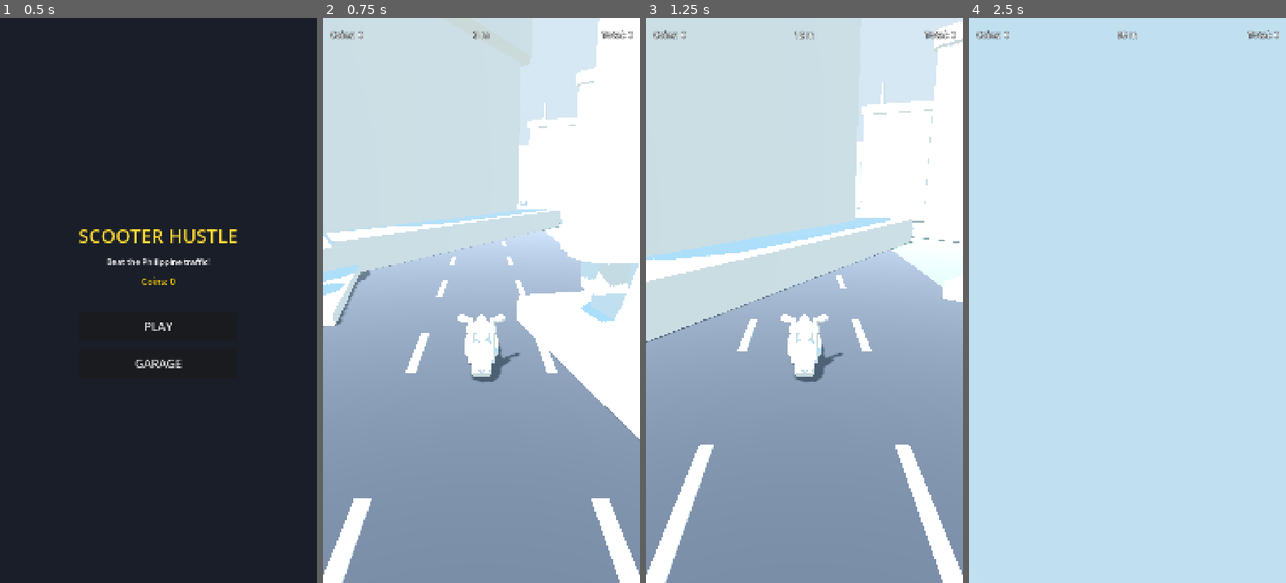
Above: before the commit, frames 1-4 (left to right).
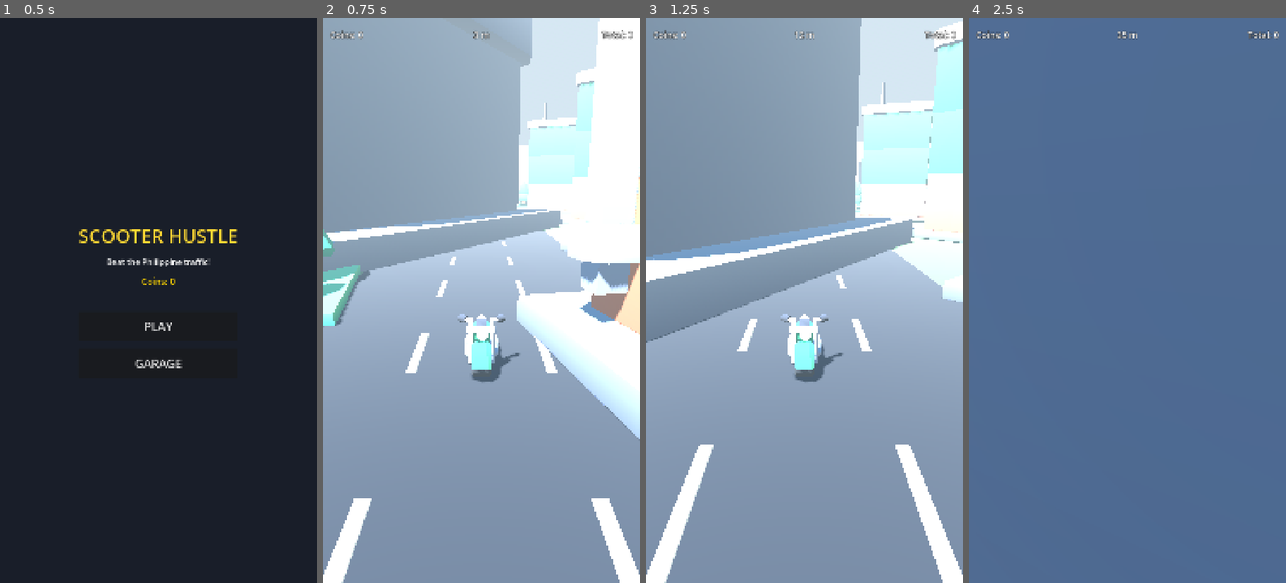
Above: after the commit, the same moments.

Repository: daveph74/ScooterHustle3d
Game: Godot game, scene res://ui/MainMenu.tscn
Same seed, same stepped clock (60 frames per second), same inputs: the game is played once before the commit and once after it.
Inputs (mouse positions are in pixels of both pictures, inside the frame that each line leads up to):
- Up to frame 1 (0.5 s): no input
- Up to frame 2 (0.75 s): click "PLAY" at 0.5 s
- Up to frame 3 (1.25 s): no input
- Up to frame 4 (2.5 s): move the mouse to (1197, 272) at 1.27 s; hold Right (move_right) 1.28-2 s; click (1197, 272) at 1.42 s; drag from (1064, 328) to (1111, 413) at 2.02 s

Frame 1 is identical in both runs. In frame 2, 33% of the frame differs, in the area x 0-100%, y 0-75%; in frame 3, 39%; in frame 4, 100%, in the area x 0-100%, y 0-100%.

Commit message:
Fix missing GLB textures (add Kenney colormap palettes)
The Kenney GLBs reference a shared Textures/colormap.png relative to each
model, which wasn't downloaded - causing "Can't open file colormap.png"
errors and untextured models. The racing and city kits use different
palettes, so split models into models/racing/ and models/city/, each with
its own Textures/colormap.png, and update the preload paths.

Co-Authored-By: Claude Opus 4.8 <noreply@anthropic.com>
Claude-Session: https://claude.ai/code/session_01PHLVEVPJpfCS2xU3BfnMgD

Diff:
--- a/scripts/Game.gd
+++ b/scripts/Game.gd
@@ -19,15 +19,15 @@
 # Roadside scenery models (Kenney "City Kit", MIT licensed). Buildings and
 # trees are placed off to the sides and scroll past for a sense of a city.
 const BUILDING_MODELS := [
-	preload("res://models/building-small-a.glb"),
-	preload("res://models/building-small-b.glb"),
-	preload("res://models/building-small-c.glb"),
-	preload("res://models/building-small-d.glb"),
-	preload("res://models/building-garage.glb"),
+	preload("res://models/city/building-small-a.glb"),
+	preload("res://models/city/building-small-b.glb"),
+	preload("res://models/city/building-small-c.glb"),
+	preload("res://models/city/building-small-d.glb"),
+	preload("res://models/city/building-garage.glb"),
 ]
 const TREE_MODELS := [
-	preload("res://models/grass-trees.glb"),
-	preload("res://models/grass-trees-tall.glb"),
+	preload("res://models/city/grass-trees.glb"),
+	preload("res://models/city/grass-trees-tall.glb"),
 ]
 
 # --- Lane layout (must match Player.gd) -----------------------------------
--- a/traffic/TrafficVehicle.gd
+++ b/traffic/TrafficVehicle.gd
@@ -11,9 +11,9 @@
 ## primitives - a motorbike with a covered passenger sidecar.
 
 # Kenney truck models, re-used (with different colours) for the larger vehicles.
-const TRUCK_RED := preload("res://models/vehicle-truck-red.glb")
-const TRUCK_YELLOW := preload("res://models/vehicle-truck-yellow.glb")
-const TRUCK_GREEN := preload("res://models/vehicle-truck-green.glb")
+const TRUCK_RED := preload("res://models/racing/vehicle-truck-red.glb")
+const TRUCK_YELLOW := preload("res://models/racing/vehicle-truck-yellow.glb")
+const TRUCK_GREEN := preload("res://models/racing/vehicle-truck-green.glb")
 
 # Traffic drives toward the player, so the models are turned to face +Z.
 # Flip this if a model ends up pointing the wrong way.
--- a/vehicles/Player.gd
+++ b/vehicles/Player.gd
@@ -31,7 +31,7 @@
 # The scooter mesh (Kenney "Car Kit" motorcycle, MIT licensed). The model is
 # auto-scaled to fit, so we only ever tweak this facing flag if it points the
 # wrong way down the road.
-const SCOOTER_MODEL := preload("res://models/vehicle-motorcycle.glb")
+const SCOOTER_MODEL := preload("res://models/racing/vehicle-motorcycle.glb")
 const SCOOTER_FACES_BACK := false
 
 # --- Swipe detection ------------------------------------------------------
Binary file added: models/city/Textures/colormap.png
Renamed: models/building-garage.glb -> models/city/building-garage.glb
Renamed: models/building-small-a.glb -> models/city/building-small-a.glb
Renamed: models/building-small-b.glb -> models/city/building-small-b.glb
Renamed: models/building-small-c.glb -> models/city/building-small-c.glb
Renamed: models/building-small-d.glb -> models/city/building-small-d.glb
Renamed: models/grass-trees-tall.glb -> models/city/grass-trees-tall.glb
Renamed: models/grass-trees.glb -> models/city/grass-trees.glb
Binary file added: models/racing/Textures/colormap.png
Renamed: models/vehicle-motorcycle.glb -> models/racing/vehicle-motorcycle.glb
Renamed: models/vehicle-truck-green.glb -> models/racing/vehicle-truck-green.glb
Renamed: models/vehicle-truck-red.glb -> models/racing/vehicle-truck-red.glb
(and 1 more such lines)
